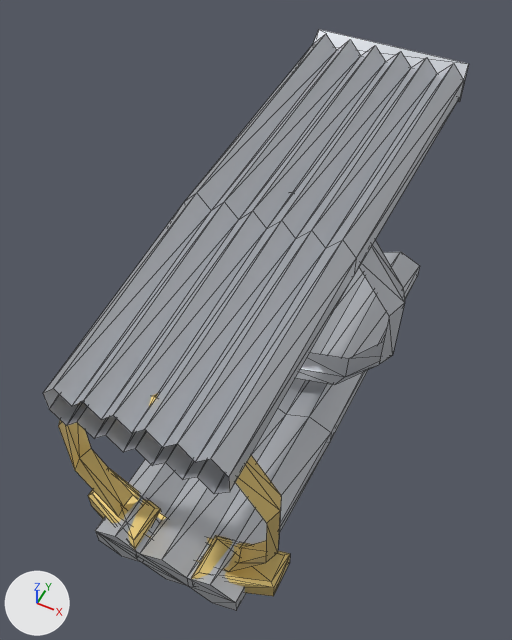
Renders of the glTF model client/public/models/armour/cape_tabard.glb from each side of a commit.
Rendered twice from a 50 mm lens placed at (0.389, -2.429, 1.085), pointed at (-0.04, -1.57, 0.011). The axes (+X, +Y, +Z) are drawn at lower left. The lights are the same throughout. The older version comes first. Mesh edges are drawn as thin lines. Vertices at exactly the same position are counted once.

In view in the first picture: 'Abdomen', 'Cape0', 'Cape1', 'Torso'.
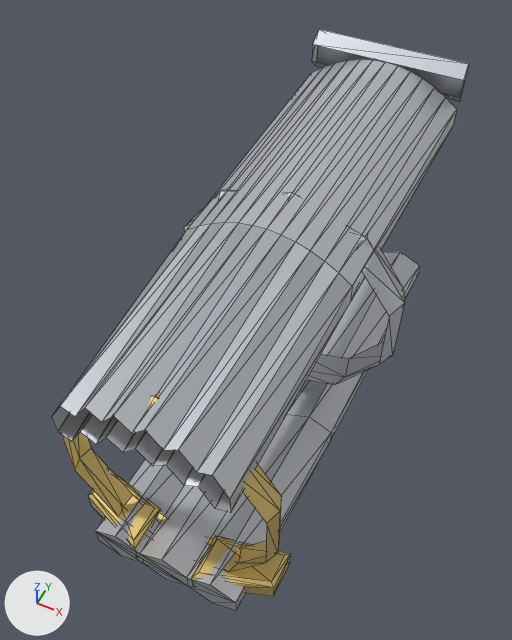
Where the change shows, as pixel boxes (x1, y1, x2, y2) in the pictures (512 x 640 px; the box of a moved part takes in the faces that stretch with it):
'Cape0', reshaped: before (43, 193, 356, 494); after (52, 222, 352, 513)
'Cape1', reshaped (11% taller): before (185, 29, 469, 275); after (187, 29, 469, 302)
part 2 of me_cape1, moved or reshaped: before (185, 34, 464, 275); after (187, 59, 457, 302)

The change, as a list of edits to the scene's bpy script:
```text
Change me_cape0:
    used by ob_cape0; location = (0.0, 0.0, 0.0)
    remove me_cape0.from_pydata(...)  # 52 vertices, 52 faces; spans x -0.16..0.16, y -2.03..-1.61, z 0.193..0.329
    add me_cape0.from_pydata(...)  # 52 vertices, 52 faces; spans x -0.16..0.16, y -2.03..-1.61, z 0.151..0.3
    me_cape0 part 1: 48 of 52 vertices moved; they spanned x -0.16..0.16, y -2.03..-1.61, z 0.193..0.329 and now span x -0.16..0.16, y -2.03..-1.61, z 0.151..0.298; mean shift (0.0, 0.0, -0.026); largest move (-0.133, -1.61, 0.329) -> (-0.133, -1.61, 0.256)
Change me_cape1:
    used by ob_cape1; location = (0.0, 0.0, 0.0)
    remove me_cape1.from_pydata(...)  # 56 vertices, 62 faces; spans x -0.17..0.17, y -1.61..-1.005, z 0.231..0.351
    add me_cape1.from_pydata(...)  # 60 vertices, 62 faces; spans x -0.17..0.17, y -1.61..-1.005, z 0.196..0.344
    me_cape1 part 2
    44 vertices are removed from x -0.16..0.16, y -1.61..-1.03, z 0.231..0.351
    52 faces are deleted
    48 vertices are added at x -0.17..0.17, y -1.61..-1.03, z 0.196..0.318
    52 new faces join them
```
